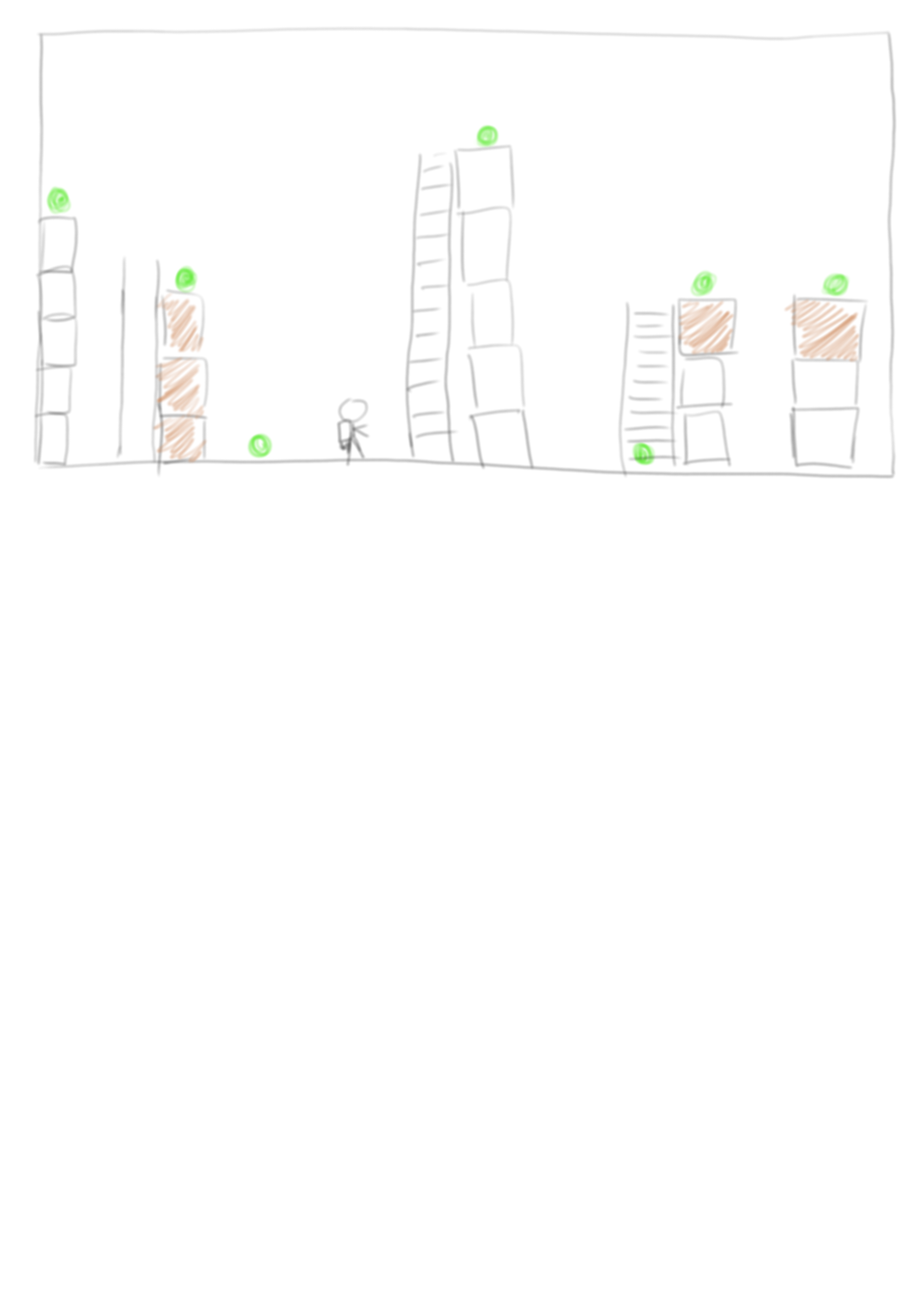
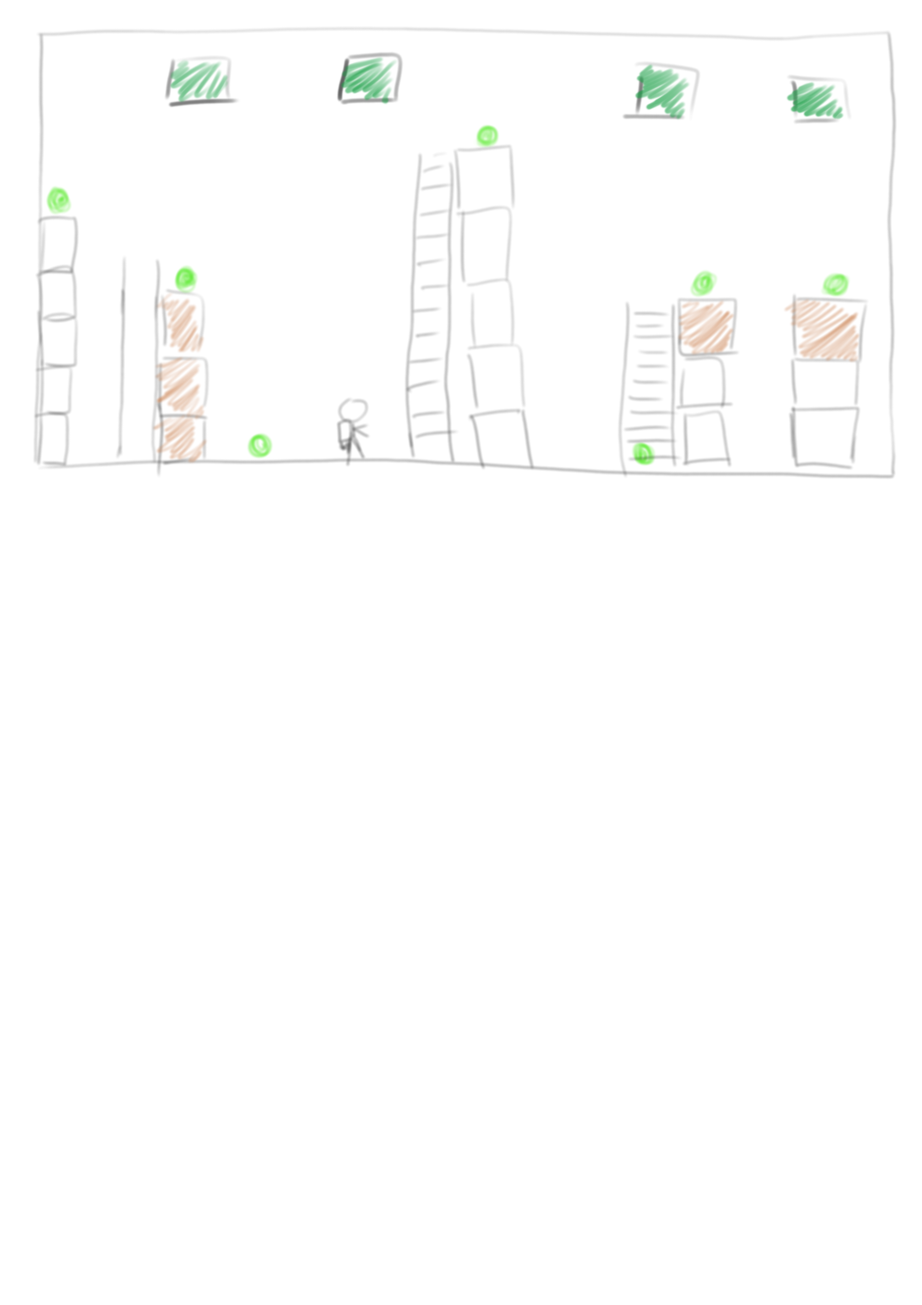
Revision of a layered 922px x 1305px image; what changed, layer by layer:
painted on "Layer" over left=164, top=51, right=853, bottom=125
